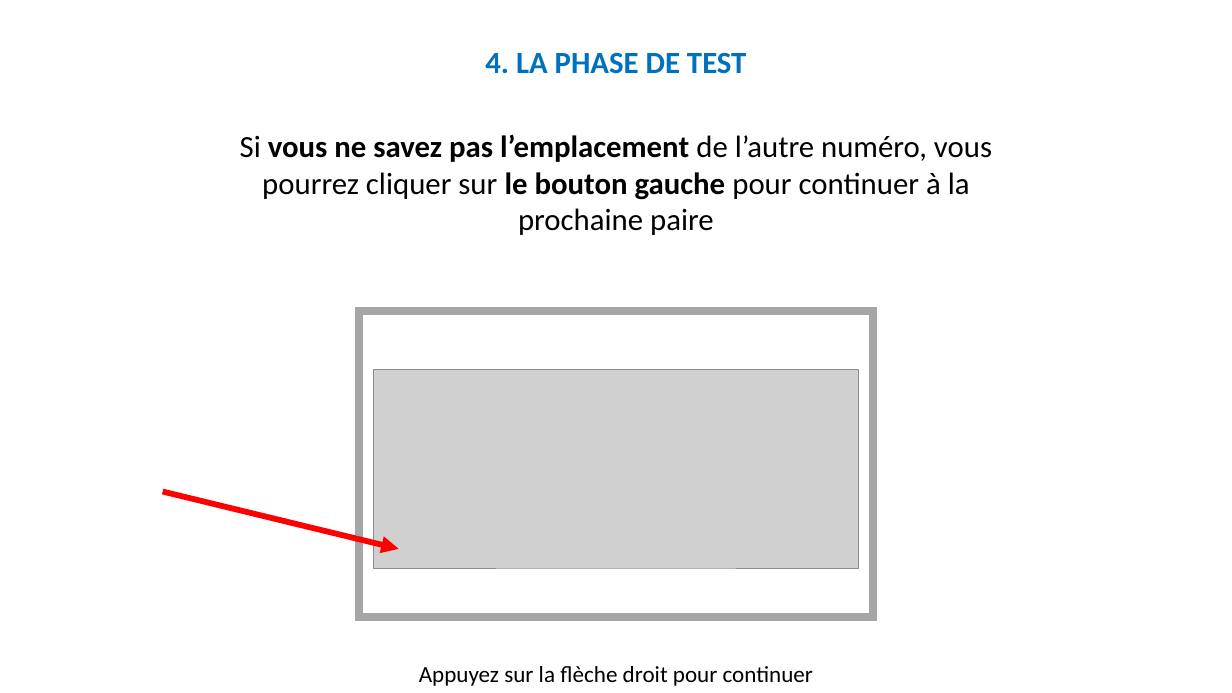
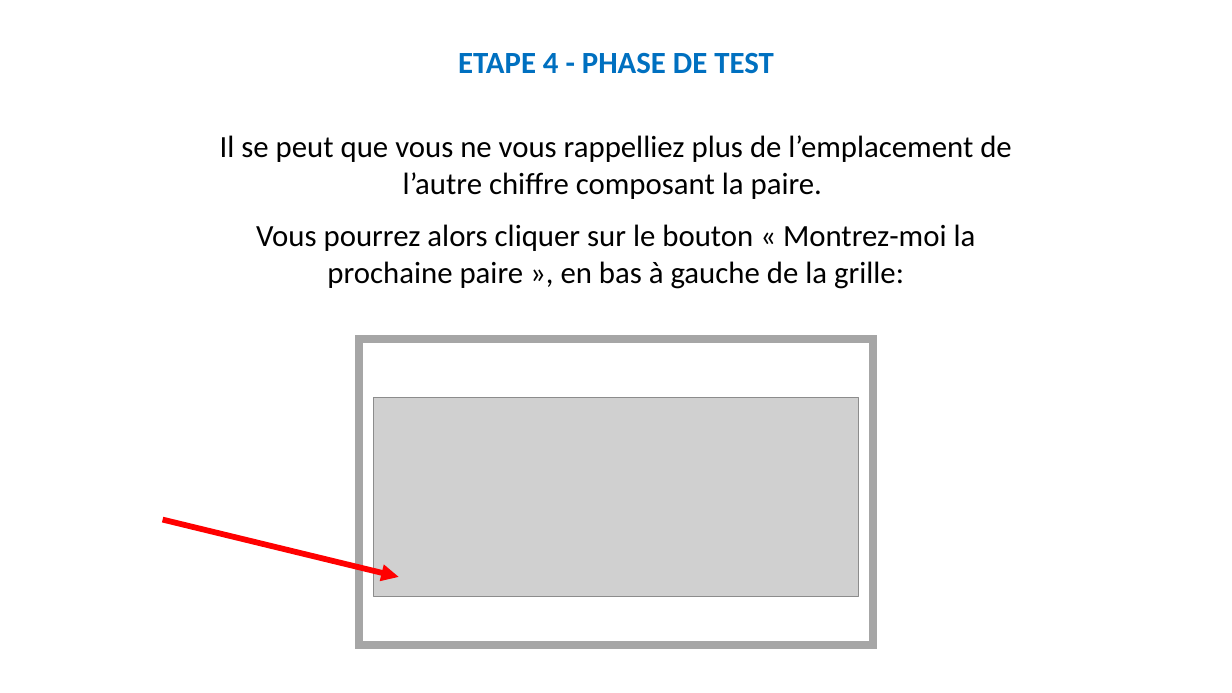
Before and after one commit to MBB-team/Online_Testing, a slide deck: slide 25 of src/Self_Efficacy/Stimuli/Instructions.pptx (slide 37 before the commit). Drawn at 1232x693 pixels with LibreOffice and Linux fonts; fonts in the diff are those of the drawing; grey boxes stand for pictures. Boxes give left, top, right and bottom in pixels: in the first picture for what was removed or moved away, otherwise in the second. Text is boxed around its words. In the diff, an @@ line names an element or a change of style, - is before the commit and + after.

```diff
--- a/src/Self_Efficacy/Stimuli/Instructions.pptx
+++ b/src/Self_Efficacy/Stimuli/Instructions.pptx
@@ text at [458,52,773,74]: text changed @@
-4. LA PHASE DE TEST
+ETAPE 4 - PHASE DE TEST
@@ text at [220,135,1011,289]: text changed @@
-Si vous ne savez pas l’emplacement de l’autre numéro, vous pourrez cliquer sur le bouton gauche pour continuer à la prochaine paire
+Il se peut que vous ne vous rappelliez plus de l’emplacement de l’autre chiffre composant la paire.
+Vous pourrez alors cliquer sur le bouton « Montrez-moi la prochaine paire », en bas à gauche de la grille:
@@ rectangle: place and size @@
-rectangle at [360,311,873,617]
+rectangle at [360,339,873,645]
@@ picture: place and size @@
-picture at [373,370,859,568]
+picture at [373,397,859,596]
@@ arrow moved from (163, 492) - (398, 549) to (163, 519) - (398, 577) @@
@@ text removed at [419,666,813,686] @@
-Appuyez sur la flèche droit pour continuer
```
Also in this commit, not shown: 22 other slides changed, 10 slides added, 22 slides removed.
